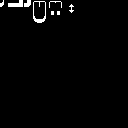
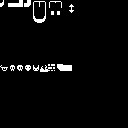
Two versions of the same layered image (128x128). Layer-by-layer changes:
painted on "Paint Layer 1" over [0, 64, 72, 72]
